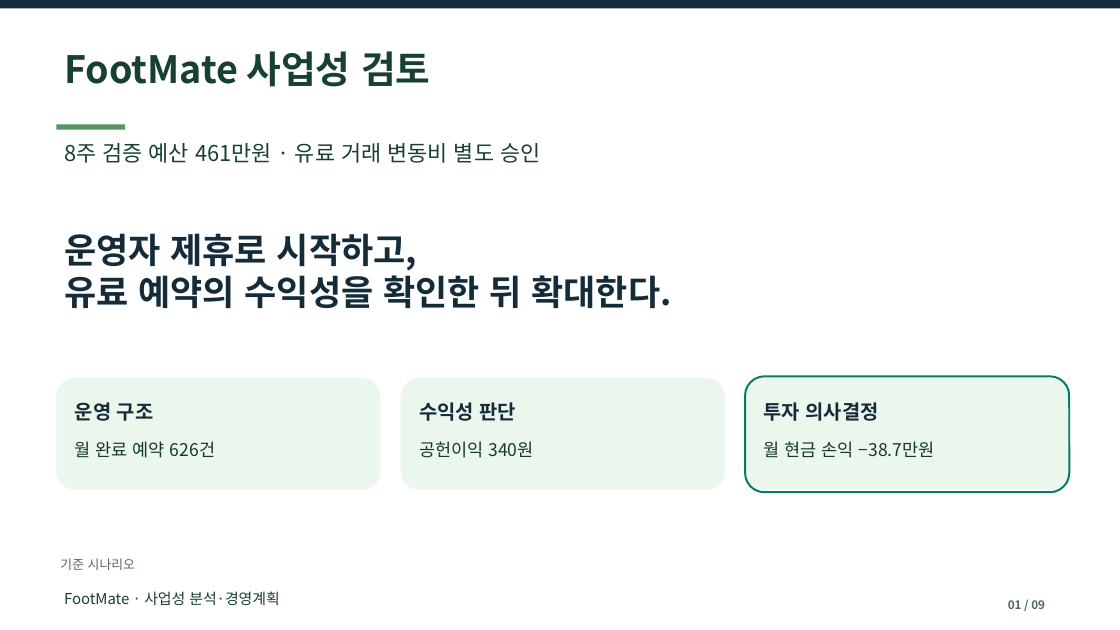
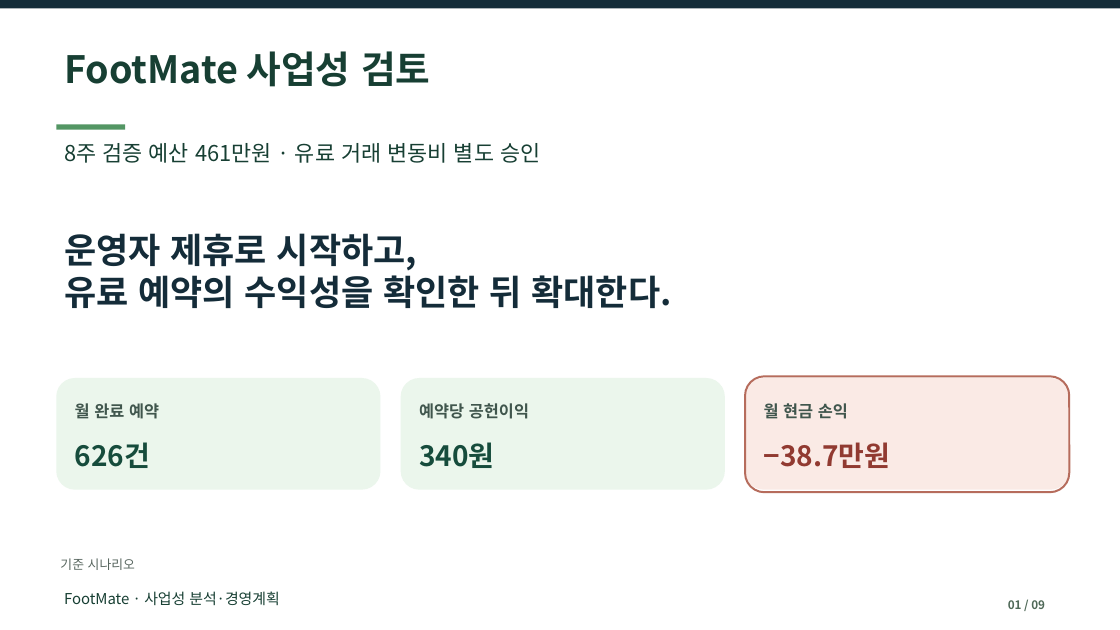
Before and after one commit to dohyunkimmm/footmate-case-study, a slide deck: slide 1 of src/case-study/downloads/footmate_report.pptx. Drawn at 1120x630 pixels with LibreOffice and Linux fonts; fonts in the diff are those of the drawing. Boxes give left, top, right and bottom in pixels: in the first picture for what was removed or moved away, otherwise in the second. Text is boxed around its words. In the diff, an @@ line names an element or a change of style, - is before the commit and + after.

```diff
--- a/src/case-study/downloads/footmate_report.pptx
+++ b/src/case-study/downloads/footmate_report.pptx
@@ rounded rectangle at (745,378,1070,490): fill #EBF6EC to #FAEAE5 @@
@@ rounded rectangle at (745,376,1070,492): outline #087B60 1.7 pt to #B66C5C 1.7 pt @@
@@ text at (75,403,159,419): text changed; size 15 to 14 pt; text colour #143A2A to #40564D; bold on @@
-월 완료 예약 626건
+월 완료 예약
@@ text removed at (75,402,154,421) @@
-운영 구조
@@ text at (419,403,529,419): text changed; size 17 to 14 pt; text colour #142C39 to #40564D @@
-수익성 판단
+예약당 공헌이익
@@ text at (764,403,848,419): text changed; size 17 to 14 pt; text colour #142C39 to #40564D @@
-투자 의사결정
+월 현금 손익
@@ text added at (75,442,150,468), 24 pt, text #164C3C, bold @@
+626건
@@ text at (419,442,494,468): text changed; size 15 to 24 pt; text colour #143A2A to #164C3C; bold on @@
-공헌이익 340원
+340원
@@ text at (764,442,891,468): text changed; size 15 to 24 pt; text colour #143A2A to #913A31; bold on @@
-월 현금 손익 −38.7만원
+−38.7만원
```
Also in this commit, not shown: 1 other slide changed, 6 other files.
